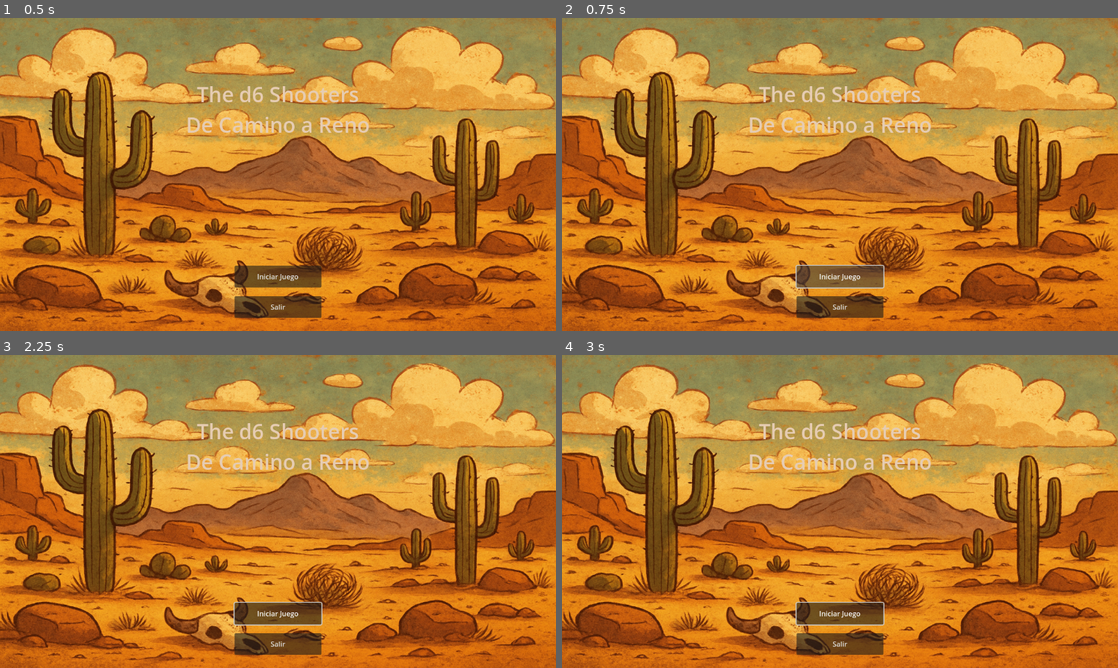
Above: before the commit, frames 1-4 (two rows, left to right).
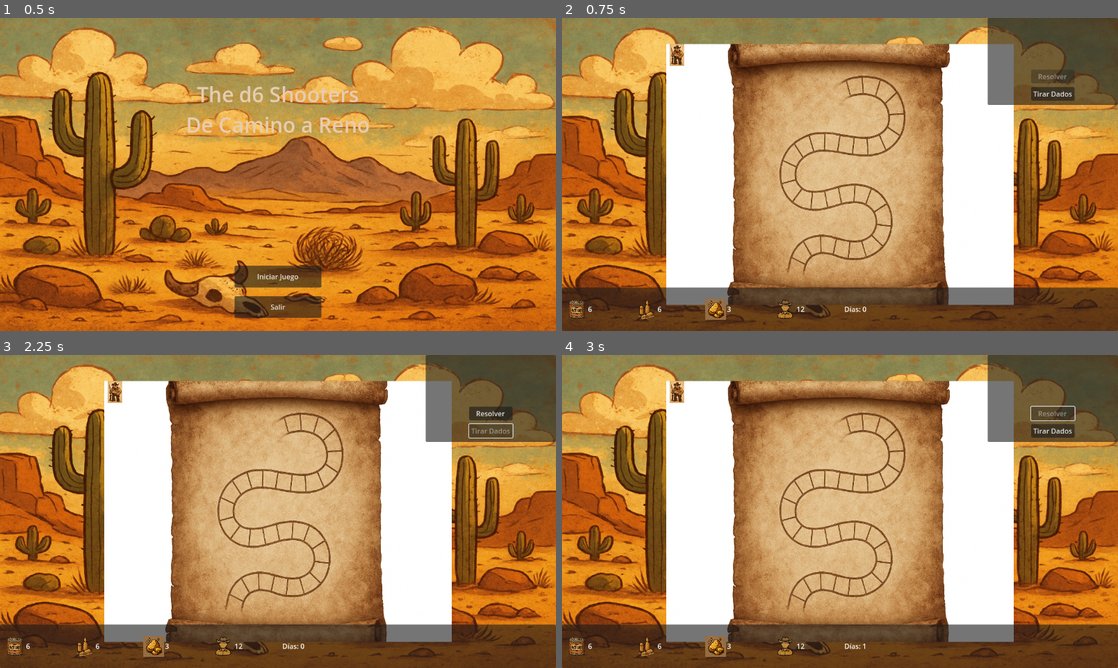
Above: after the commit, the same moments.

Repository: furniman69/d6Shooters
Game: Godot game, scene res://scenes/MainMenu.tscn
Same seed, same stepped clock (60 frames per second), same inputs: the game is played once before the commit and once after it.
Inputs (mouse positions are in pixels of both pictures, inside the frame that each line leads up to):
- Up to frame 1 (0.5 s): no input
- Up to frame 2 (0.75 s): click "Iniciar Juego" at 0.5 s
- Up to frame 3 (2.25 s): click (278, 614) at 1.25 s, where only the run before the commit has a clickable "Iniciar Juego"; click (489, 430) at 2 s, where only the run after the commit has a clickable "Tirar Dados"
- Up to frame 4 (3 s): click (1051, 414) at 2.75 s, where only the run after the commit has a clickable "Resolver"

Frame 1 is identical in both runs. In frame 2, 66% of the frame differs, in the area x 0-100%, y 0-100%; in frame 3, 66%; in frame 4, 66%.
Error after the commit: Attempt to call function 'get_position_for_index' in base 'null instance' on a null instance. (res://scripts/GameScene.gd:24)

Commit message:
Corregidos Errores GameScene

Diff:
--- a/scenes/GameScene.tscn
+++ b/scenes/GameScene.tscn
@@ -9,6 +9,7 @@
 [ext_resource type="Texture2D" path="res://assets/images/parchment_background.png" id="7"]
 [ext_resource type="Script" uid="uid://dxd72vmqpq0h6" path="res://scripts/GameBoard.gd" id="8"]
 
+[ext_resource type="Texture2D" path="res://assets/images/d6_shooters_leader.png" id="9"]
 [node name="GameScene" type="Control"]
 layout_mode = 3
 anchors_preset = 15
@@ -41,7 +42,7 @@
 offset_bottom = 300.0
 grow_horizontal = 2
 grow_vertical = 2
-texture = ExtResource("7_parchment_background")
+texture = ExtResource("7")
 expand_mode = 1
 
 [node name="GameBoard" type="Control" parent="ParchmentBackground"]
@@ -52,8 +53,7 @@
 script = ExtResource("8")
 
 [node name="Player" type="TextureRect" parent="ParchmentBackground"]
-layout_mode = 0
-texture = load("res://assets/images/d6_shooters_leader.png")
+texture = ExtResource("9")
 expand_mode = 1
 stretch_mode = 5
 custom_minimum_size = Vector2(50, 50)
Not shown: 1 places in scenes/GameScene.tscn that only renumber resources
